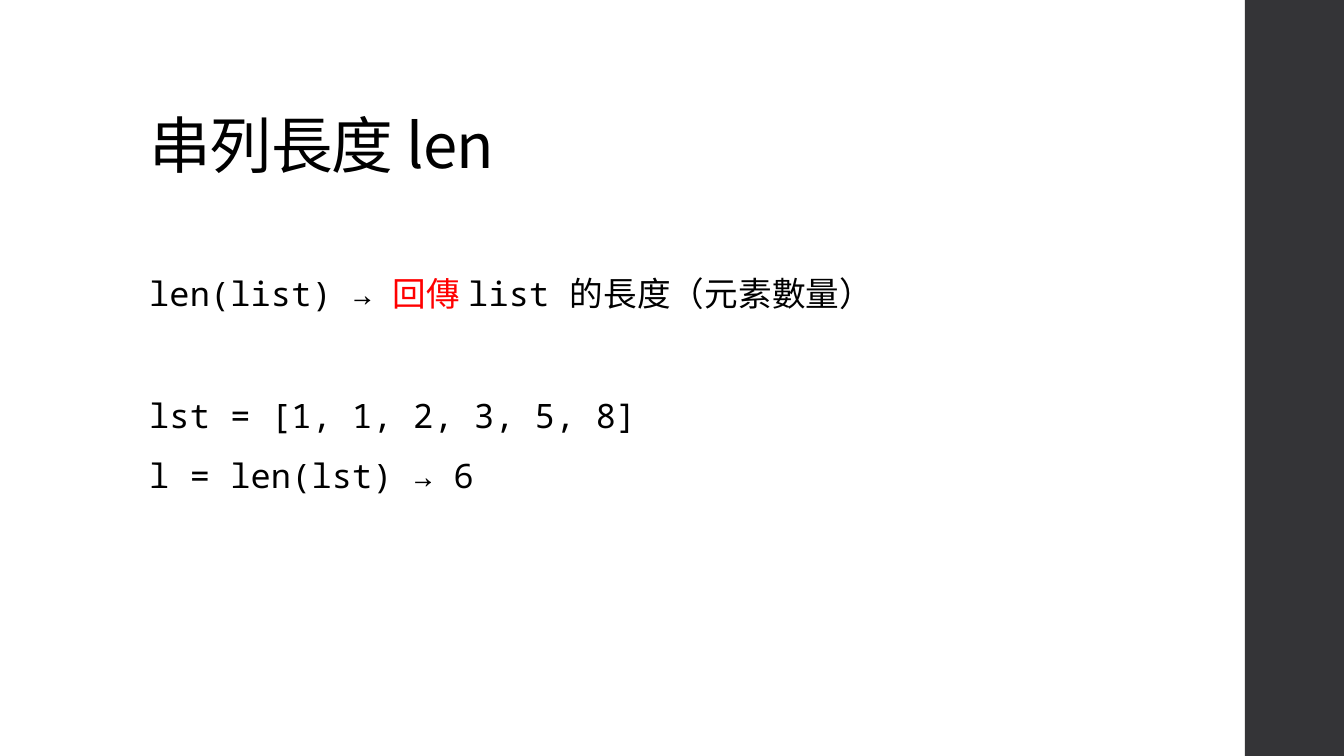
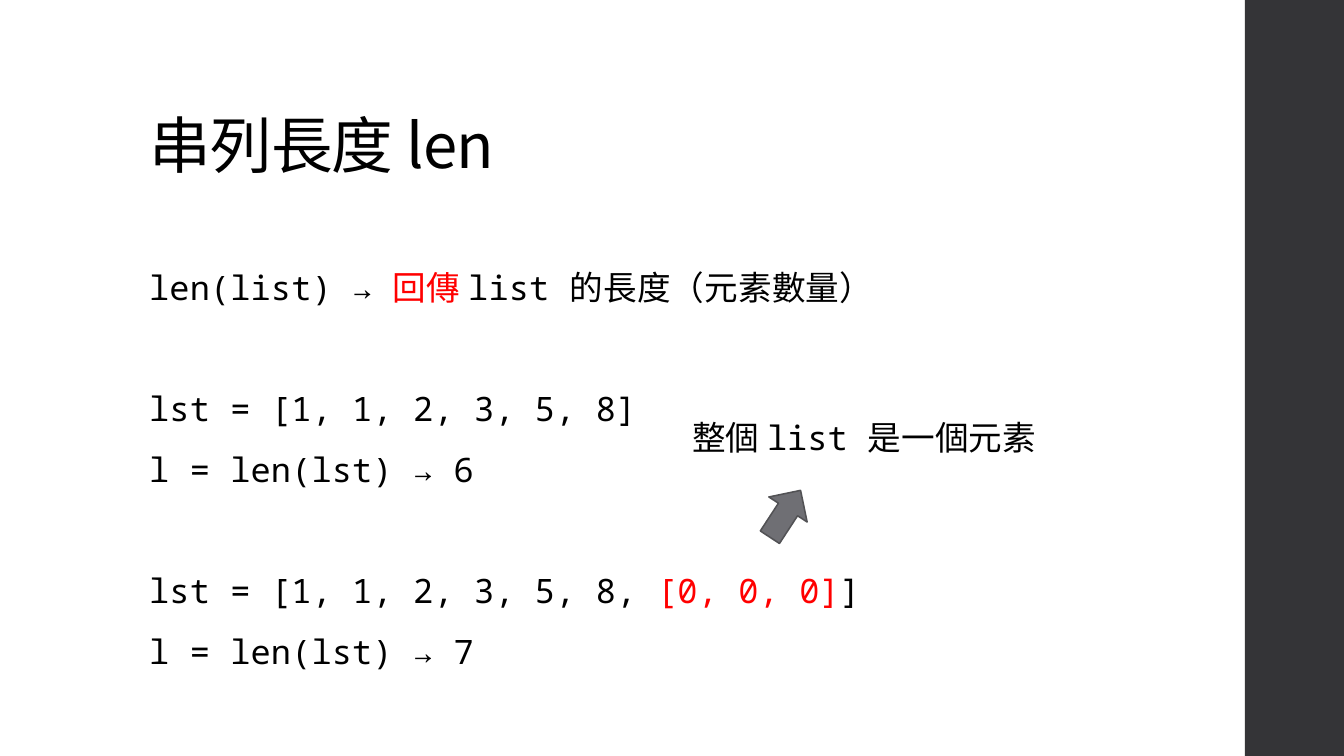
Before and after one commit to an920107/ServiceLearning, a slide deck: slide 29 of Class 4.pptx. Drawn at 1344x756 pixels with LibreOffice and Linux fonts; fonts in the diff are those of the drawing. Boxes give left, top, right and bottom in pixels: in the first picture for what was removed or moved away, otherwise in the second. Text is boxed around its words. In the diff, an @@ line names an element or a change of style, - is before the commit and + after.

```diff
--- a/Class 4.pptx
+++ b/Class 4.pptx
@@ text added at (692,421,1036,453), 24 pt, text #000000 @@
+整個 list 是一個元素
@@ down arrow added at (750,478,819,550), fill #6F6F74, outline #525256 1.1 pt @@
@@ text at (149,577,860,670): paragraphs added @@
+lst = [1, 1, 2, 3, 5, 8, [0, 0, 0]]
+l = len(lst) → 7
```
Also in this commit, not shown: 3 other slides changed.
